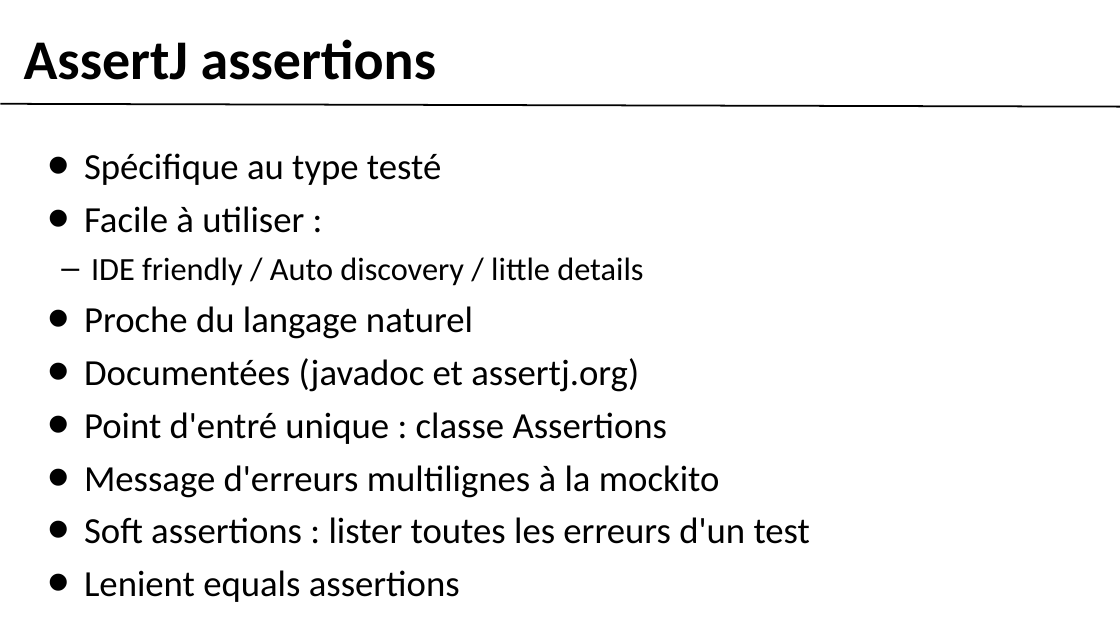
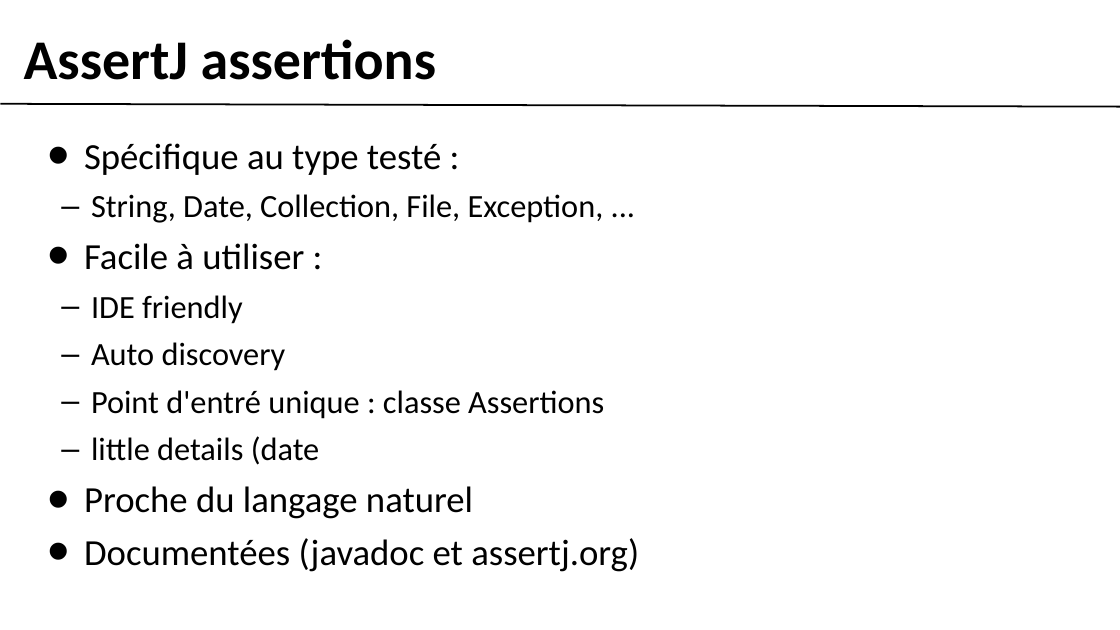
Before and after one commit to assertj/assertj-examples, a slide deck: slide 3 of src/pres/Octo - AssertJ.odp. Drawn at 1120x630 pixels with LibreOffice and Linux fonts; fonts in the diff are those of the drawing; background and template pictures are left out. Boxes give left, top, right and bottom in pixels: in the first picture for what was removed or moved away, otherwise in the second. Text is boxed around its words. In the diff, an @@ line names an element or a change of style, - is before the commit and + after.

```diff
--- a/src/pres/Octo - AssertJ.odp
+++ b/src/pres/Octo - AssertJ.odp
@@ text "Spécifique au type testé :": place and size @@
-text "Spécifique au type testé :" at <box>84,153,810,602</box>
+text "Spécifique au type testé :" at <box>84,143,639,572</box>
@@ text at <box>84,143,604,223</box>: text changed; size 42 to 37 pt @@
-• Spécifique au type testé
+• Spécifique au type testé :
+  – String, Date, Collection, File, Exception, ...
@@ text at <box>91,295,604,465</box>: text changed @@
-  – IDE friendly / Auto discovery / little details
+  – IDE friendly
+  – Auto discovery
+  – Point d'entré unique : classe Assertions
+  – little details (date
@@ text at <box>84,412,810,602</box>: paragraphs removed @@
-• Point d'entré unique : classe Assertions
-• Message d'erreurs multilignes à la mockito
-• Soft assertions : lister toutes les erreurs d'un test
-• Lenient equals assertions
```
Also in this commit, not shown: 2 other slides changed, 1 slide added, 2 other files.
